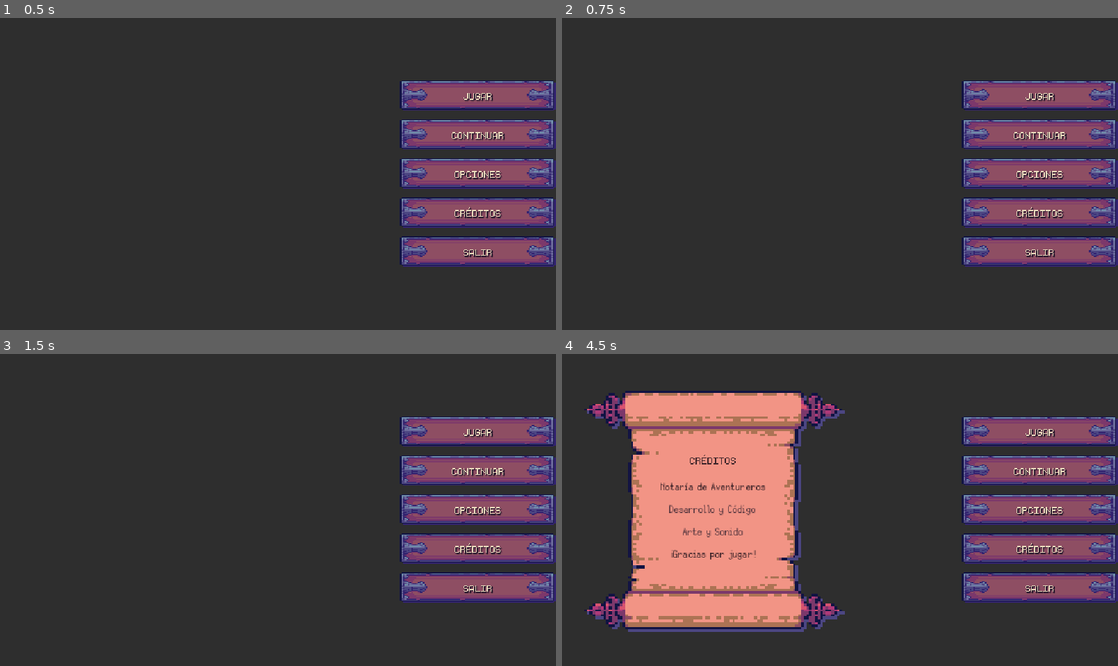
Above: before the commit, frames 1-4 (two rows, left to right).
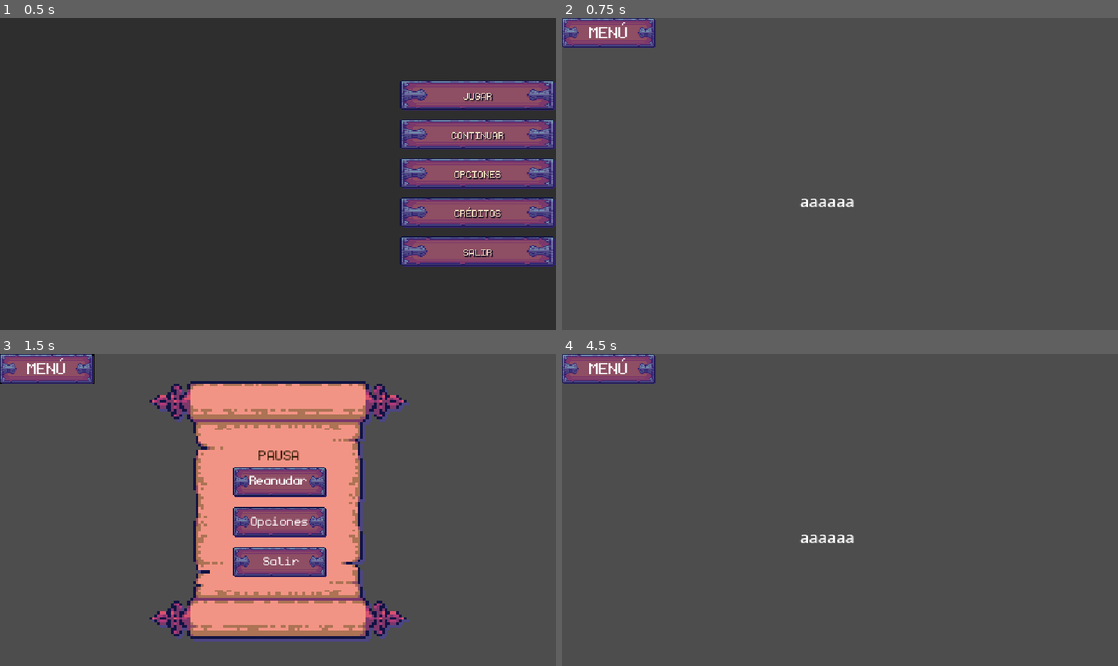
Above: after the commit, the same moments.

Repository: StephenQuispeLipa/Notaria-Aventureros
Game: Godot game, scene res://Scenes/Menus/OptionsMenu.tscn
The game is run twice, just before and just after one commit, with the same random seed, the same clock (stepped at 60 frames per second) and the same inputs.
Inputs (mouse positions are in pixels of both pictures, inside the frame that each line leads up to):
- Up to frame 1 (0.5 s): no input
- Up to frame 2 (0.75 s): click "JUGAR" at 0.5 s
- Up to frame 3 (1.5 s): click (44, 369) at 1.25 s, where only the run after the commit has a clickable "MENÚ"
- Up to frame 4 (4.5 s): click (840, 494) at 2 s, where only the run after the commit has a clickable "Reanudar"; click (1040, 432) at 2.75 s, where only the run before the commit has a clickable "JUGAR"; click (1040, 472) at 3.5 s, where only the run before the commit has a clickable "CONTINUAR"; click (1040, 547) at 4.25 s, where only the run before the commit has a clickable "CRÉDITOS"

Frame 1 is identical in both runs. In frame 2, 100% of the frame differs, in the area x 0-100%, y 0-100%; in frame 3, 100%; in frame 4, 100%.

Commit message:
feat: diseño inicial del menú pausa

Diff:
--- /dev/null
+++ b/Assets/Art/Desk/Desk_View.tscn
@@ -0,0 +1,3 @@
+[gd_scene format=3 uid="uid://4ub5kltx68an"]
+
+[node name="DeskView" type="Node2D" unique_id=46295803]
--- a/Scenes/Core/AudioManager.tscn
+++ b/Scenes/Core/AudioManager.tscn
@@ -1,12 +1,13 @@
-[gd_scene load_steps=3 format=3]
+[gd_scene format=3 uid="uid://y04e730l4ppn"]
 
-[ext_resource type="Script" path="res://Scripts/Core/audio_manager.gd" id="1_script"]
-[ext_resource type="AudioStream" path="res://Assets/Audio/BGM/main_theme.mp3" id="2_bgm"]
+[ext_resource type="Script" uid="uid://bd5mjkn2tdibk" path="res://Scripts/Core/audio_manager.gd" id="1_script"]
+[ext_resource type="AudioStream" uid="uid://bcnblhnjbtfyd" path="res://Assets/Audio/BGM/main_theme.mp3" id="2_bgm"]
 
-[node name="AudioManager" type="Node"]
+[node name="AudioManager" type="Node" unique_id=2035804663]
 script = ExtResource("1_script")
 
-[node name="BGMPlayer" type="AudioStreamPlayer" parent="."]
+[node name="BGMPlayer" type="AudioStreamPlayer" parent="." unique_id=1954524334]
+process_mode = 3
 stream = ExtResource("2_bgm")
 autoplay = true
 bus = &"BGM"
--- /dev/null
+++ b/Scenes/Desk/Desk_View.tscn
@@ -0,0 +1,14 @@
+[gd_scene format=3 uid="uid://cbwyutecaa3vf"]
+
+[ext_resource type="PackedScene" uid="uid://d10u421ope070" path="res://Scenes/Menus/PauseMenu.tscn" id="1_y8ntc"]
+
+[node name="DeskView" type="Node2D" unique_id=804527178]
+
+[node name="Label" type="Label" parent="." unique_id=2026975617]
+offset_left = 244.0
+offset_top = 176.0
+offset_right = 303.0
+offset_bottom = 199.0
+text = "aaaaaa"
+
+[node name="PauseMenu" parent="." unique_id=1023493791 instance=ExtResource("1_y8ntc")]
--- /dev/null
+++ b/Scenes/Menus/PauseMenu.tscn
@@ -0,0 +1,262 @@
+[gd_scene format=3 uid="uid://d10u421ope070"]
+
+[ext_resource type="Script" uid="uid://bw7bpua8lvm16" path="res://Scenes/Menus/pause_menu.gd" id="1_52or0"]
+[ext_resource type="Texture2D" uid="uid://udxfkmomwh5a" path="res://Assets/Art/UI/menu_sign.png" id="1_cianu"]
+[ext_resource type="FontFile" uid="uid://dgwip3ywtyl8t" path="res://Assets/Art/Fonts/monogram-extended.ttf" id="2_rqyw7"]
+[ext_resource type="Texture2D" uid="uid://cbnkxwkoheyki" path="res://Assets/Art/UI/options_scroll.png" id="3_rqyw7"]
+[ext_resource type="AudioStream" uid="uid://cv8qk7y4ttca2" path="res://Assets/Audio/SFX/papel-open.wav" id="4_x6o4q"]
+[ext_resource type="AudioStream" uid="uid://ve5yidgkhu0r" path="res://Assets/Audio/SFX/papel-close.wav" id="5_52or0"]
+[ext_resource type="FontFile" uid="uid://b2c5twfkqaw51" path="res://Assets/Art/Fonts/Silver.ttf" id="5_atuhp"]
+
+[node name="PauseMenu" type="CanvasLayer" unique_id=1023493791]
+process_mode = 3
+script = ExtResource("1_52or0")
+
+[node name="Dimmer" type="ColorRect" parent="." unique_id=1986491747]
+offset_right = 97.0
+offset_bottom = 31.0
+mouse_filter = 2
+color = Color(0, 0, 0, 1)
+
+[node name="TopRightCorner" type="MarginContainer" parent="." unique_id=2038507890]
+offset_right = 96.0
+offset_bottom = 32.0
+layout_direction = 2
+
+[node name="BtnMenu" type="TextureButton" parent="TopRightCorner" unique_id=1454160303]
+layout_mode = 2
+texture_normal = ExtResource("1_cianu")
+ignore_texture_size = true
+
+[node name="Label" type="Label" parent="TopRightCorner/BtnMenu" unique_id=1368869165]
+layout_mode = 0
+offset_left = 28.0
+offset_top = 3.0
+offset_right = 77.0
+offset_bottom = 26.0
+theme_override_fonts/font = ExtResource("2_rqyw7")
+theme_override_font_sizes/font_size = 27
+text = "MENÚ"
+
+[node name="ParchmentCenter" type="CenterContainer" parent="." unique_id=230845379]
+anchors_preset = 15
+anchor_right = 1.0
+anchor_bottom = 1.0
+grow_horizontal = 2
+grow_vertical = 2
+
+[node name="Parchment" type="TextureRect" parent="ParchmentCenter" unique_id=1087723881]
+custom_minimum_size = Vector2(270, 270)
+layout_mode = 2
+texture = ExtResource("3_rqyw7")
+expand_mode = 1
+
+[node name="ParchmentMargin" type="MarginContainer" parent="ParchmentCenter/Parchment" unique_id=1863474465]
+layout_mode = 1
+anchors_preset = 8
+anchor_left = 0.5
+anchor_top = 0.5
+anchor_right = 0.5
+anchor_bottom = 0.5
+offset_left = -55.0
+offset_top = -67.5
+offset_right = 60.0
+offset_bottom = 69.0
+grow_horizontal = 2
+grow_vertical = 2
+
+[node name="VBoxContent" type="VBoxContainer" parent="ParchmentCenter/Parchment/ParchmentMargin" unique_id=339344229]
+layout_mode = 2
+size_flags_horizontal = 4
+
+[node name="TitleLabel" type="Label" parent="ParchmentCenter/Parchment/ParchmentMargin/VBoxContent" unique_id=320923451]
+layout_mode = 2
+size_flags_horizontal = 4
+size_flags_vertical = 0
+theme_override_colors/font_color = Color(0.22543845, 0.123756595, 0.049413107, 1)
+theme_override_colors/font_outline_color = Color(0.24140729, 0.16289836, 0.06081415, 1)
+theme_override_fonts/font = ExtResource("2_rqyw7")
+theme_override_font_sizes/font_size = 23
+text = "PAUSA"
+horizontal_alignment = 1
+vertical_alignment = 1
+
+[node name="PauseButtons" type="VBoxContainer" parent="ParchmentCenter/Parchment/ParchmentMargin/VBoxContent" unique_id=887727010]
+layout_mode = 2
+size_flags_horizontal = 4
+size_flags_stretch_ratio = 0.97
+theme_override_constants/separation = -19
+
+[node name="BtnResume" type="TextureButton" parent="ParchmentCenter/Parchment/ParchmentMargin/VBoxContent/PauseButtons" unique_id=720641680]
+custom_minimum_size = Vector2(20, 60)
+layout_mode = 2
+size_flags_horizontal = 4
+texture_normal = ExtResource("1_cianu")
+
+[node name="Label" type="Label" parent="ParchmentCenter/Parchment/ParchmentMargin/VBoxContent/PauseButtons/BtnResume" unique_id=1190997901]
+layout_mode = 0
+offset_left = 17.0
+offset_top = 4.25
+offset_right = 80.0
+offset_bottom = 27.25
+theme_override_fonts/font = ExtResource("2_rqyw7")
+theme_override_font_sizes/font_size = 20
+text = "Reanudar"
+
+[node name="BtnOptions" type="TextureButton" parent="ParchmentCenter/Parchment/ParchmentMargin/VBoxContent/PauseButtons" unique_id=2055277302]
+custom_minimum_size = Vector2(50, 60)
+layout_mode = 2
+texture_normal = ExtResource("1_cianu")
+ignore_texture_size = true
+
+[node name="Label" type="Label" parent="ParchmentCenter/Parchment/ParchmentMargin/VBoxContent/PauseButtons/BtnOptions" unique_id=1570234105]
+layout_mode = 1
+anchors_preset = 8
+anchor_left = 0.5
+anchor_top = 0.5
+anchor_right = 0.5
+anchor_bottom = 0.5
+offset_left = -30.0
+offset_top = -25.5
+offset_right = 33.0
+offset_bottom = -2.5
+grow_horizontal = 2
+grow_vertical = 2
+theme_override_fonts/font = ExtResource("2_rqyw7")
+theme_override_font_sizes/font_size = 20
+text = "Opciones"
+
+[node name="BtnExit" type="TextureButton" parent="ParchmentCenter/Parchment/ParchmentMargin/VBoxContent/PauseButtons" unique_id=814574137]
+custom_minimum_size = Vector2(60, 20)
+layout_mode = 2
+texture_normal = ExtResource("1_cianu")
+ignore_texture_size = true
+
+[node name="Label" type="Label" parent="ParchmentCenter/Parchment/ParchmentMargin/VBoxContent/PauseButtons/BtnExit" unique_id=932826152]
+layout_mode = 0
+offset_left = 31.0
+offset_top = 4.75
+offset_right = 71.0
+offset_bottom = 27.75
+theme_override_fonts/font = ExtResource("2_rqyw7")
+theme_override_font_sizes/font_size = 20
+text = "Salir"
+
+[node name="OptionsContainer" type="VBoxContainer" parent="ParchmentCenter/Parchment/ParchmentMargin/VBoxContent" unique_id=1484415446]
+layout_mode = 2
+size_flags_horizontal = 4
+theme_override_constants/separation = 4
+
+[node name="MasterContainer" type="VBoxContainer" parent="ParchmentCenter/Parchment/ParchmentMargin/VBoxContent/OptionsContainer" unique_id=1746429574]
+layout_mode = 2
+theme_override_constants/separation = 0
+
+[node name="Header" type="HBoxContainer" parent="ParchmentCenter/Parchment/ParchmentMargin/VBoxContent/OptionsContainer/MasterContainer" unique_id=401226766]
+layout_mode = 2
+
+[node name="Label" type="Label" parent="ParchmentCenter/Parchment/ParchmentMargin/VBoxContent/OptionsContainer/MasterContainer/Header" unique_id=308913109]
+layout_mode = 2
+size_flags_horizontal = 3
+theme_override_colors/font_color = Color(0.28, 0.17, 0.19, 1)
+theme_override_fonts/font = ExtResource("5_atuhp")
+theme_override_font_sizes/font_size = 16
+text = "Volumen General"
+
+[node name="ValMaster" type="Label" parent="ParchmentCenter/Parchment/ParchmentMargin/VBoxContent/OptionsContainer/MasterContainer/Header" unique_id=1164573491]
+layout_mode = 2
+theme_override_colors/font_color = Color(0.4, 0.25, 0.28, 1)
+theme_override_fonts/font = ExtResource("5_atuhp")
+theme_override_font_sizes/font_size = 16
+text = "100%"
+
+[node name="SliderMaster" type="HSlider" parent="ParchmentCenter/Parchment/ParchmentMargin/VBoxContent/OptionsContainer/MasterContainer" unique_id=948999750]
+layout_mode = 2
+focus_mode = 0
+max_value = 1.0
+step = 0.05
+value = 1.0
+
+[node name="BGMContainer" type="VBoxContainer" parent="ParchmentCenter/Parchment/ParchmentMargin/VBoxContent/OptionsContainer" unique_id=258161068]
+layout_mode = 2
+theme_override_constants/separation = 0
+
+[node name="Header" type="HBoxContainer" parent="ParchmentCenter/Parchment/ParchmentMargin/VBoxContent/OptionsContainer/BGMContainer" unique_id=352578790]
+layout_mode = 2
+
+[node name="Label" type="Label" parent="ParchmentCenter/Parchment/ParchmentMargin/VBoxContent/OptionsContainer/BGMContainer/Header" unique_id=1670674920]
+layout_mode = 2
+size_flags_horizontal = 3
+theme_override_colors/font_color = Color(0.28, 0.17, 0.19, 1)
+theme_override_fonts/font = ExtResource("5_atuhp")
+theme_override_font_sizes/font_size = 16
+text = "Música"
+
+[node name="ValBGM" type="Label" parent="ParchmentCenter/Parchment/ParchmentMargin/VBoxContent/OptionsContainer/BGMContainer/Header" unique_id=1265923856]
+layout_mode = 2
+theme_override_colors/font_color = Color(0.4, 0.25, 0.28, 1)
+theme_override_fonts/font = ExtResource("5_atuhp")
+theme_override_font_sizes/font_size = 16
+text = "100%"
+
+[node name="SliderBGM" type="HSlider" parent="ParchmentCenter/Parchment/ParchmentMargin/VBoxContent/OptionsContainer/BGMContainer" unique_id=971278723]
+layout_mode = 2
+focus_mode = 0
+max_value = 1.0
+step = 0.05
+value = 1.0
+
+[node name="SFXContainer" type="VBoxContainer" parent="ParchmentCenter/Parchment/ParchmentMargin/VBoxContent/OptionsContainer" unique_id=765388355]
+layout_mode = 2
+theme_override_constants/separation = 0
+
+[node name="Header" type="HBoxContainer" parent="ParchmentCenter/Parchment/ParchmentMargin/VBoxContent/OptionsContainer/SFXContainer" unique_id=166034742]
+layout_mode = 2
+
+[node name="Label" type="Label" parent="ParchmentCenter/Parchment/ParchmentMargin/VBoxContent/OptionsContainer/SFXContainer/Header" unique_id=275509442]
+layout_mode = 2
+size_flags_horizontal = 3
+theme_override_colors/font_color = Color(0.28, 0.17, 0.19, 1)
+theme_override_fonts/font = ExtResource("5_atuhp")
+theme_override_font_sizes/font_size = 16
+text = "Efectos"
+
+[node name="ValSFX" type="Label" parent="ParchmentCenter/Parchment/ParchmentMargin/VBoxContent/OptionsContainer/SFXContainer/Header" unique_id=1032578688]
+layout_mode = 2
+theme_override_colors/font_color = Color(0.4, 0.25, 0.28, 1)
+theme_override_fonts/font = ExtResource("5_atuhp")
+theme_override_font_sizes/font_size = 16
+text = "100%"
+
+[node name="SliderSFX" type="HSlider" parent="ParchmentCenter/Parchment/ParchmentMargin/VBoxContent/OptionsContainer/SFXContainer" unique_id=340287340]
+layout_mode = 2
+focus_mode = 0
+max_value = 1.0
+step = 0.05
+value = 1.0
+
+[node name="FullscreenContainer" type="HBoxContainer" parent="ParchmentCenter/Parchment/ParchmentMargin/VBoxContent/OptionsContainer" unique_id=1062401606]
+layout_mode = 2
+
+[node name="Label" type="Label" parent="ParchmentCenter/Parchment/ParchmentMargin/VBoxContent/OptionsContainer/FullscreenContainer" unique_id=581409326]
+layout_mode = 2
+size_flags_horizontal = 3
+theme_override_colors/font_color = Color(0.28, 0.17, 0.19, 1)
+theme_override_fonts/font = ExtResource("5_atuhp")
+theme_override_font_sizes/font_size = 16
+text = "Pantalla Completa"
+
+[node name="BtnFullscreen" type="Button" parent="ParchmentCenter/Parchment/ParchmentMargin/VBoxContent/OptionsContainer/FullscreenContainer" unique_id=145391289]
+layout_mode = 2
+focus_mode = 0
+theme_override_colors/font_color = Color(0.4, 0.25, 0.28, 1)
+theme_override_colors/font_hover_color = Color(0.65, 0.35, 0.4, 1)
+theme_override_fonts/font = ExtResource("5_atuhp")
+theme_override_font_sizes/font_size = 16
+text = "[ NO ]"
+flat = true
+
+[node name="AudioOpen" type="AudioStreamPlayer" parent="." unique_id=598613939]
+stream = ExtResource("4_x6o4q")
+
+[node name="AudioClose" type="AudioStreamPlayer" parent="." unique_id=1498494404]
+stream = ExtResource("5_52or0")
--- /dev/null
+++ b/Scenes/Menus/pause_menu.gd
@@ -0,0 +1,180 @@
+extends CanvasLayer
+
+# Índices de buses de sonido
+var bus_master_idx: int = 0
+var bus_bgm_idx: int = 1
+var bus_sfx_idx: int = 2
+
+@onready var dimmer: ColorRect = $Dimmer
+@onready var parchment_center: CenterContainer = $ParchmentCenter
+@onready var parchment: TextureRect = $ParchmentCenter/Parchment
+@onready var title_label: Label = $ParchmentCenter/Parchment/ParchmentMargin/VBoxContent/TitleLabel
+
+# Botón menú en la esquina
+@onready var btn_menu: BaseButton = $TopRightCorner/BtnMenu
+@onready var lbl_menu: Label = $TopRightCorner/BtnMenu/Label
+
+# Contenedores de botones
+@onready var pause_buttons: VBoxContainer = $ParchmentCenter/Parchment/ParchmentMargin/VBoxContent/PauseButtons
+@onready var options_container: VBoxContainer = $ParchmentCenter/Parchment/ParchmentMargin/VBoxContent/OptionsContainer
+
+# Botones de pausa
+@onready var btn_resume: TextureButton = $ParchmentCenter/Parchment/ParchmentMargin/VBoxContent/PauseButtons/BtnResume
+@onready var btn_options: TextureButton = $ParchmentCenter/Parchment/ParchmentMargin/VBoxContent/PauseButtons/BtnOptions
+@onready var btn_exit: TextureButton = $ParchmentCenter/Parchment/ParchmentMargin/VBoxContent/PauseButtons/BtnExit
+
+# Sliders y controles de opciones
+@onready var slider_master: HSlider = $ParchmentCenter/Parchment/ParchmentMargin/VBoxContent/OptionsContainer/MasterContainer/SliderMaster
+@onready var val_master: Label = $ParchmentCenter/Parchment/ParchmentMargin/VBoxContent/OptionsContainer/MasterContainer/Header/ValMaster
+
+@onready var slider_bgm: HSlider = $ParchmentCenter/Parchment/ParchmentMargin/VBoxContent/OptionsContainer/BGMContainer/SliderBGM
+@onready var val_bgm: Label = $ParchmentCenter/Parchment/ParchmentMargin/VBoxContent/OptionsContainer/BGMContainer/Header/ValBGM
+
+@onready var slider_sfx: HSlider = $ParchmentCenter/Parchment/ParchmentMargin/VBoxContent/OptionsContainer/SFXContainer/SliderSFX
+@onready var val_sfx: Label = $ParchmentCenter/Parchment/ParchmentMargin/VBoxContent/OptionsContainer/SFXContainer/Header/ValSFX
+
+@onready var btn_fullscreen: Button = $ParchmentCenter/Parchment/ParchmentMargin/VBoxContent/OptionsContainer/FullscreenContainer/BtnFullscreen
+
+# Sonidos
+@onready var audio_open: AudioStreamPlayer = $AudioOpen
+@onready var audio_close: AudioStreamPlayer = $AudioClose
+
+var is_open: bool = false
+
+func _ready() -> void:
+	# 1. SOLUCIÓN A LOS CLICS: Evita que los contenedores invisibles y labels bloqueen el ratón
+	parchment_center.mouse_filter = Control.MOUSE_FILTER_IGNORE
+	if lbl_menu:
+		lbl_menu.mouse_filter = Control.MOUSE_FILTER_IGNORE
+	if dimmer:
+		dimmer.mouse_filter = Control.MOUSE_FILTER_IGNORE
+
+	# 2. Configurar buses de audio
+	_setup_audio_buses()
+	_update_fullscreen_button()
+
+	# 3. Conectar sliders
+	slider_master.value_changed.connect(_on_master_changed)
+	slider_bgm.value_changed.connect(_on_bgm_changed)
+	slider_sfx.value_changed.connect(_on_sfx_changed)
+	btn_fullscreen.pressed.connect(_on_fullscreen_pressed)
+
+	# 4. Conectar botones de navegación
+	btn_menu.pressed.connect(toggle_menu)
+	btn_resume.pressed.connect(close_menu)
+	btn_options.pressed.connect(_show_options)
+	btn_exit.pressed.connect(_on_exit_pressed)
+
+	close_menu(false) # Iniciar cerrado
+
+func _setup_audio_buses() -> void:
+	bus_master_idx = AudioServer.get_bus_index("Master")
+	bus_bgm_idx = AudioServer.get_bus_index("BGM")
+	bus_sfx_idx = AudioServer.get_bus_index("SFX")
+
+	if bus_master_idx != -1:
+		var linear = _get_bus_linear(bus_master_idx)
+		slider_master.value = linear
+		val_master.text = "%d%%" % int(linear * 100)
+
+	if bus_bgm_idx != -1:
+		var linear = _get_bus_linear(bus_bgm_idx)
+		slider_bgm.value = linear
+		val_bgm.text = "%d%%" % int(linear * 100)
+
+	if bus_sfx_idx != -1:
+		var linear = _get_bus_linear(bus_sfx_idx)
+		slider_sfx.value = linear
+		val_sfx.text = "%d%%" % int(linear * 100)
+
+func _get_bus_linear(bus_idx: int) -> float:
+	if AudioServer.is_bus_mute(bus_idx):
+		return 0.0
+	return db_to_linear(AudioServer.get_bus_volume_db(bus_idx))
+
+func _set_bus_volume(bus_idx: int, linear_val: float) -> void:
+	if bus_idx == -1:
+		return
+	if linear_val <= 0.001:
+		AudioServer.set_bus_mute(bus_idx, true)
+	else:
+		AudioServer.set_bus_mute(bus_idx, false)
+		AudioServer.set_bus_volume_db(bus_idx, linear_to_db(linear_val))
+
+func _on_master_changed(value: float) -> void:
+	_set_bus_volume(bus_master_idx, value)
+	val_master.text = "%d%%" % int(value * 100)
+
+func _on_bgm_changed(value: float) -> void:
+	_set_bus_volume(bus_bgm_idx, value)
+	val_bgm.text = "%d%%" % int(value * 100)
+
+func _on_sfx_changed(value: float) -> void:
+	_set_bus_volume(bus_sfx_idx, value)
+	val_sfx.text = "%d%%" % int(value * 100)
+
+func _is_window_fullscreen() -> bool:
+	var mode = DisplayServer.window_get_mode()
+	return mode == DisplayServer.WINDOW_MODE_FULLSCREEN or mode == DisplayServer.WINDOW_MODE_EXCLUSIVE_FULLSCREEN
+
+func _update_fullscreen_button() -> void:
+	btn_fullscreen.text = "[ SÍ ]" if _is_window_fullscreen() else "[ NO ]"
+
+func _on_fullscreen_pressed() -> void:
+	if _is_window_fullscreen():
+		DisplayServer.window_set_mode(DisplayServer.WINDOW_MODE_WINDOWED)
+	else:
+		DisplayServer.window_set_mode(DisplayServer.WINDOW_MODE_FULLSCREEN)
+	_update_fullscreen_button()
+
+func _unhandled_input(event: InputEvent) -> void:
+	if event.is_action_pressed("ui_cancel"):
+		if is_open:
+			# Si estamos en opciones, volver al menú de pausa; si ya estamos en pausa, cerrar
+			if options_container.visible:
+				_show_pause_buttons()
+			else:
+				close_menu()
+		else:
+			open_menu()
+		get_viewport().set_input_as_handled()
+
+func toggle_menu() -> void:
+	if is_open:
+		close_menu()
+	else:
+		open_menu()
+
+func open_menu() -> void:
+	is_open = true
+	parchment.visible = true
+	if dimmer:
+		dimmer.visible = true
+	_show_pause_buttons()
+	get_tree().paused = true
+	if audio_open:
+		audio_open.play()
+
+func close_menu(play_sound: bool = true) -> void:
+	is_open = false
+	parchment.visible = false
+	if dimmer:
+		dimmer.visible = false
+	get_tree().paused = false
+	if play_sound and audio_close:
+		audio_close.play()
+
+func _show_pause_buttons() -> void:
+	title_label.text = "PAUSA"
+	pause_buttons.visible = true
+	options_container.visible = false
+
+func _show_options() -> void:
+	title_label.text = "AJUSTES"
+	pause_buttons.visible = false
+	options_container.visible = true
+	_update_fullscreen_button()
+
+func _on_exit_pressed() -> void:
+	get_tree().paused = false
+	get_tree().change_scene_to_file("res://Scenes/Menus/OptionsMenu.tscn")
--- a/Scripts/Menus/options_menu.gd
+++ b/Scripts/Menus/options_menu.gd
@@ -130,6 +130,7 @@
 func _on_jugar_pressed() -> void:
 	if scroll_panel.visible:
 		close_parchment()
+	get_tree().change_scene_to_file("res://Scenes/Desk/Desk_View.tscn")
 
 func _on_continuar_pressed() -> void:
 	if scroll_panel.visible:
Not shown, added: Scenes/Menus/pause_menu.gd.uid
